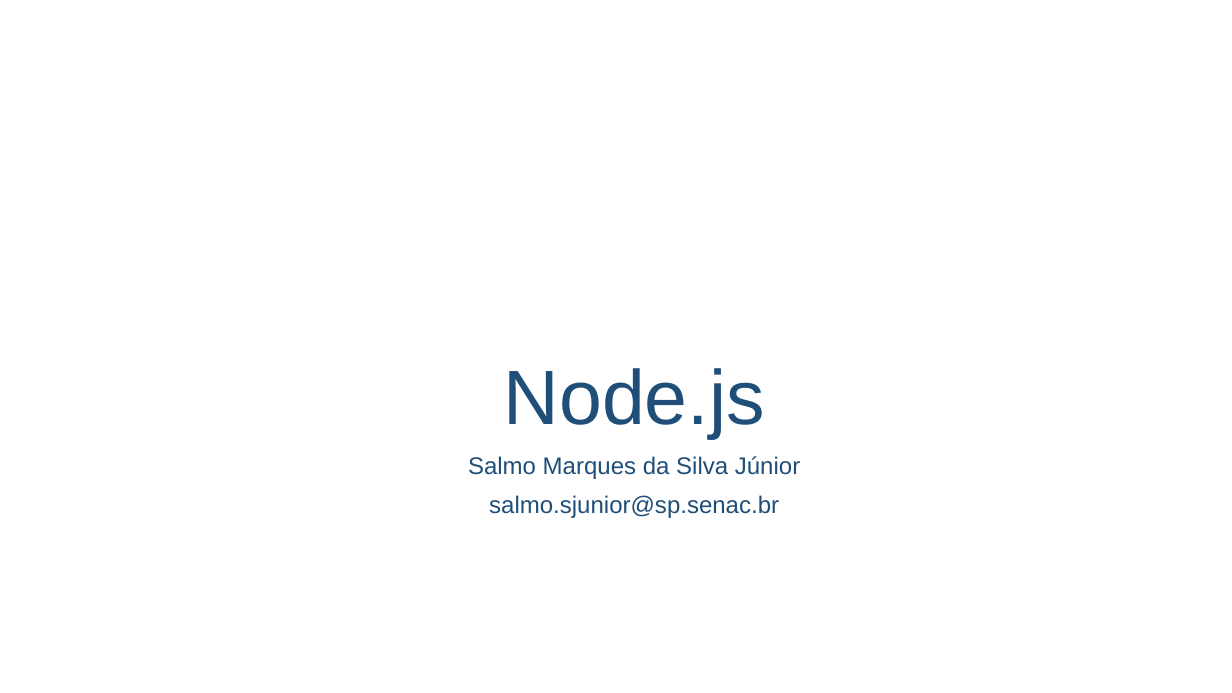
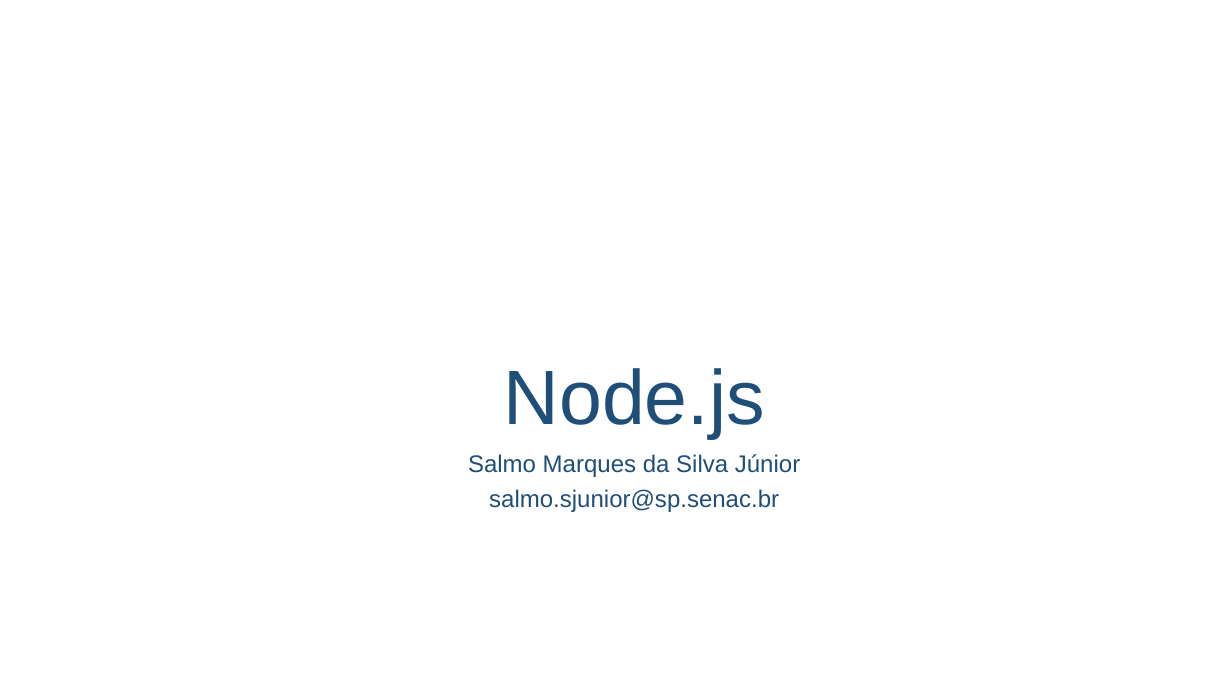
Before and after one commit to salmo-jr/public-slides, a slide deck: slide 1 of node-js.pptx. Drawn at 1232x693 pixels with LibreOffice and Linux fonts; fonts in the diff are those of the drawing; background and template pictures are left out. Boxes give left, top, right and bottom in pixels: in the first picture for what was removed or moved away, otherwise in the second. Text is boxed around its words. In the diff, an @@ line names an element or a change of style, - is before the commit and + after.

```diff
--- a/node-js.pptx
+++ b/node-js.pptx
@@ text "Salmo Marques da Silva Júnior" at <box>468,454,800,512</box>: line spacing 0.9 to 0.8 @@
```
Also in this commit, not shown: 7 other slides changed, 4 slides added.
